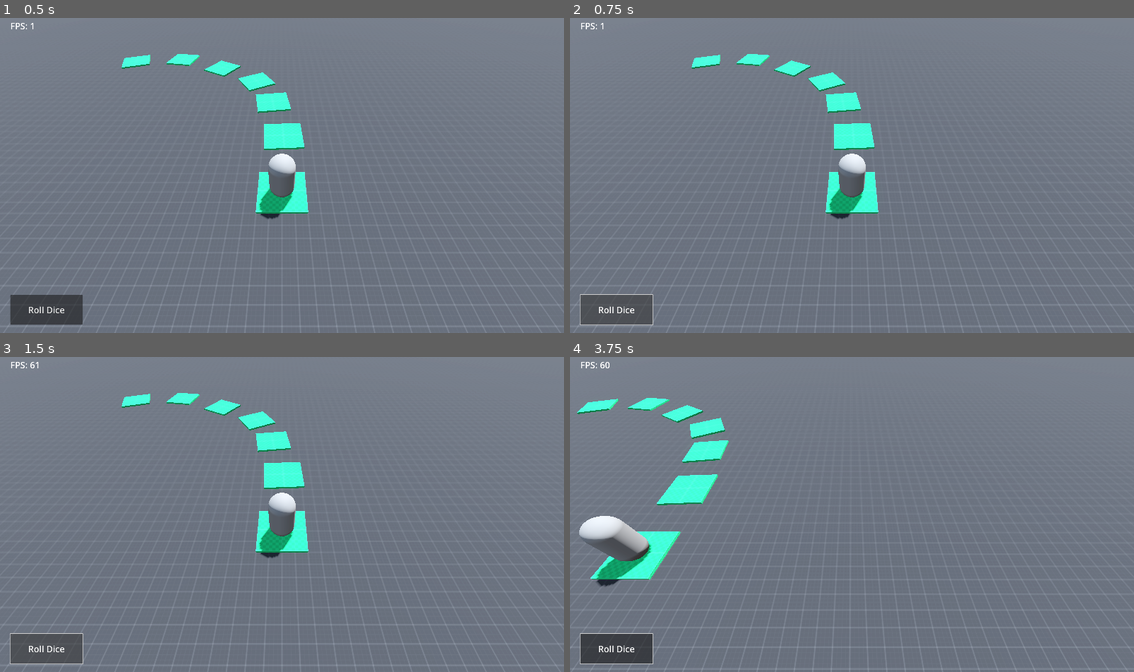
Above: before the commit, frames 1-4 (two rows, left to right).
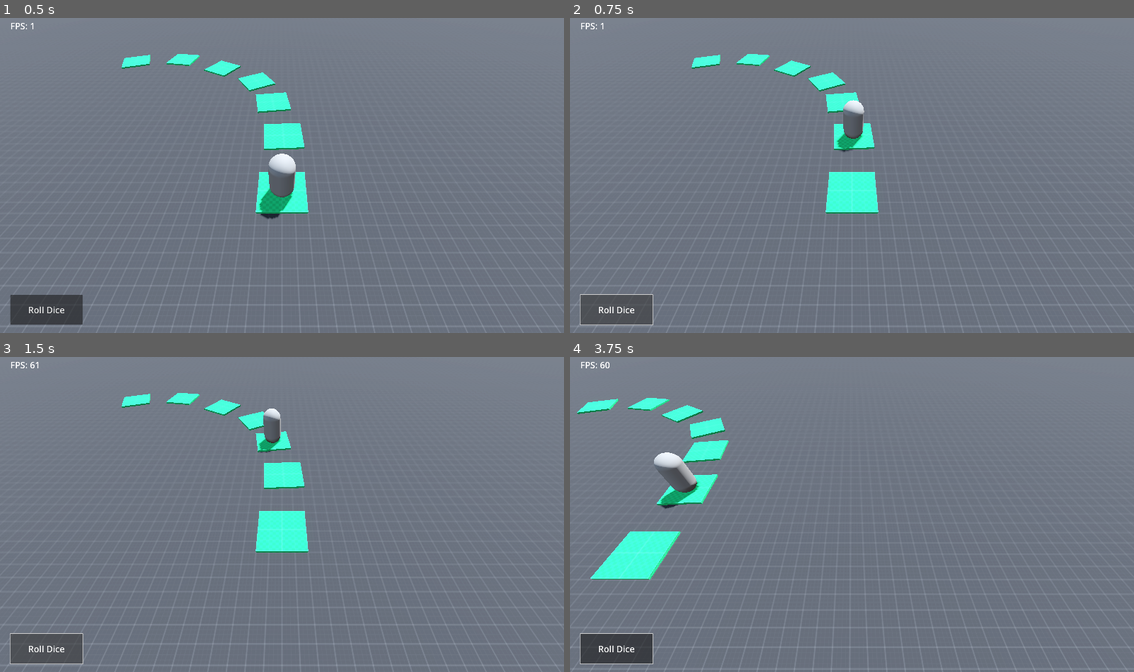
Above: after the commit, the same moments.

Repository: ermaolaoye/rich-godot
Game: Godot game, scene res://scenes/test_scenes/test_scene.tscn
The game is run twice, just before and just after one commit, with the same random seed, the same clock (stepped at 60 frames per second) and the same inputs.
Inputs (mouse positions are in pixels of both pictures, inside the frame that each line leads up to):
- Up to frame 1 (0.5 s): no input
- Up to frame 2 (0.75 s): click "Roll Dice" at 0.5 s
- Up to frame 3 (1.5 s): click "Roll Dice" at 1.25 s
- Up to frame 4 (3.75 s): click "Roll Dice" at 2 s; move the mouse to (976, 498) at 2.77 s; press the mouse at (976, 498) at 2.78 s; tap Enter at 3.5 s; move the mouse to (739, 530) at 3.52 s; release the mouse at (739, 530) at 3.53 s; click (739, 530) at 3.6 s

Frame 1 is identical in both runs. In frame 2, 1.4% of the frame differs, in the area x 45-53%, y 26-64%; in frame 3, 1.2%; in frame 4, 2.3%, in the area x 1-24%, y 30-73%.

Commit message:
Added Dice Roll

Diff:
--- a/scenes/test_scenes/test_scene.tscn
+++ b/scenes/test_scenes/test_scene.tscn
@@ -1,11 +1,13 @@
-[gd_scene load_steps=12 format=3 uid="uid://c8kilcbp3x4l1"]
+[gd_scene load_steps=14 format=3 uid="uid://c8kilcbp3x4l1"]
 
 [ext_resource type="Texture2D" uid="uid://c724bvaktfafq" path="res://addons/kenney_prototype_textures/dark/texture_01.png" id="1_xsrk0"]
 [ext_resource type="PackedScene" uid="uid://ktv2bknvm55i" path="res://scenes/character.tscn" id="2_8ttki"]
+[ext_resource type="Script" path="res://scripts/Character.gd" id="3_4yc74"]
 [ext_resource type="PackedScene" uid="uid://dq8lln3q63d4f" path="res://scenes/map_tile.tscn" id="3_lo5yq"]
 [ext_resource type="Script" path="res://scripts/MapTile.gd" id="4_4d8gx"]
 [ext_resource type="Script" path="res://scripts/SceneCamera.gd" id="4_ii5c4"]
-[ext_resource type="Script" path="res://scenes/test_scenes/FPS.gd" id="5_52t6y"]
+[ext_resource type="Script" path="res://scripts/debug/FPS.gd" id="5_52t6y"]
+[ext_resource type="Script" path="res://scripts/ui/RollButton.gd" id="7_qsf0p"]
 
 [sub_resource type="ProceduralSkyMaterial" id="ProceduralSkyMaterial_68spp"]
 sky_horizon_color = Color(0.64625, 0.65575, 0.67075, 1)
@@ -45,6 +47,7 @@
 mesh = SubResource("PlaneMesh_ryey5")
 
 [node name="Character" parent="." instance=ExtResource("2_8ttki")]
+script = ExtResource("3_4yc74")
 
 [node name="MapTiles" type="Node3D" parent="."]
 
@@ -56,12 +59,14 @@
 [node name="MapTile2" parent="MapTiles" node_paths=PackedStringArray("previous_tile", "next_tile") instance=ExtResource("3_lo5yq")]
 transform = Transform3D(0.99867, 0, 0.0515516, 0, 1, 0, -0.0515516, 0, 0.99867, 0.0682399, -9.53674e-07, -3.57803)
 script = ExtResource("4_4d8gx")
-previous_tile = NodePath("../MapTile3")
-next_tile = NodePath("../MapTile4")
+previous_tile = NodePath("../MapTile")
+next_tile = NodePath("../MapTile3")
 
-[node name="MapTile3" parent="MapTiles" instance=ExtResource("3_lo5yq")]
+[node name="MapTile3" parent="MapTiles" node_paths=PackedStringArray("previous_tile", "next_tile") instance=ExtResource("3_lo5yq")]
 transform = Transform3D(0.990256, 0, 0.13926, 0, 1, 0, -0.13926, 0, 0.990256, -0.581219, 0, -6.88219)
 script = ExtResource("4_4d8gx")
+previous_tile = NodePath("../MapTile2")
+next_tile = NodePath("../MapTile4")
 
 [node name="MapTile4" parent="MapTiles" node_paths=PackedStringArray("previous_tile", "next_tile") instance=ExtResource("3_lo5yq")]
 transform = Transform3D(0.869374, 0, 0.494154, 0, 1, 0, -0.494154, 0, 0.869374, -1.82161, 9.53674e-07, -9.66253)
@@ -99,7 +104,7 @@
 anchor_bottom = 1.0
 grow_vertical = 0
 
-[node name="Button" type="Button" parent="PlayerUI"]
+[node name="RollButton" type="Button" parent="PlayerUI"]
 layout_mode = 1
 anchors_preset = 2
 anchor_top = 1.0
@@ -111,6 +116,7 @@
 grow_vertical = 0
 theme_override_font_sizes/font_size = 30
 text = "Roll Dice"
+script = ExtResource("7_qsf0p")
 
 [node name="DebugUI" type="Control" parent="."]
 layout_mode = 3
--- /dev/null
+++ b/scripts/Character.gd
@@ -0,0 +1,23 @@
+class_name Character
+
+extends AnimatableBody3D
+
+var current_tile: MapTile
+var player_dice: Dice = Dice.new()
+
+# Called when the node enters the scene tree for the first time.
+func _ready():
+	current_tile = $"../MapTiles/MapTile" # Debug
+	pass # Replace with function body.
+
+
+func move(step):
+	while(step > 0):
+		var next_tile = current_tile.get_next_tile()
+		if next_tile == null:
+			break
+		# Transport player's position to next tile's position
+		position = next_tile.position
+		current_tile = next_tile
+		step -= 1
+		await get_tree().create_timer(1).timeout # Delay 1s
--- /dev/null
+++ b/scripts/Dice.gd
@@ -0,0 +1,5 @@
+class_name Dice
+
+extends Node3D
+
+var dice_rolls = [1, 2, 3, 4, 5, 6]
--- a/scripts/MapTile.gd
+++ b/scripts/MapTile.gd
@@ -1,13 +1,16 @@
+class_name MapTile
+
 extends Node3D
+
+@export var id: int;
 
 @export var previous_tile: Node3D;
 @export var next_tile: Node3D;
 
-# Called when the node enters the scene tree for the first time.
-func _ready():
-	pass # Replace with function body.
+enum TileType {
+	Property,
+	Portal
+}
 
-
-# Called every frame. 'delta' is the elapsed time since the previous frame.
-func _process(delta):
-	pass
+func get_next_tile():
+	return next_tile;
--- a/scripts/SceneCamera.gd
+++ b/scripts/SceneCamera.gd
@@ -1,3 +1,5 @@
+class_name RichCamera
+
 extends Camera3D
 
 #func _input(event):
@@ -15,11 +17,14 @@
 			global_translate(Vector3(-delta.x * sensitivity, 0, -delta.y * sensitivity))
 			# <++> Camera Momentum?
 	if event.is_action_pressed("CameraReset"):
-		var root_node = get_parent()
-		var char_1 = root_node.get_node("Character");
-		camera_focus_on(char_1.global_position)
+		camera_focus_on_player()
 
 
 func camera_focus_on(pos: Vector3):
 	# <++> Camera Animation
 	global_position = pos + Vector3(0, 7, 5)
+
+func camera_focus_on_player():
+	var root_node = get_parent()
+	var char_1 = root_node.get_node("Character");
+	camera_focus_on(char_1.global_position)
--- a/scenes/test_scenes/FPS.gd
+++ b/scripts/debug/FPS.gd
@@ -7,6 +7,6 @@
 
 
 # Called every frame. 'delta' is the elapsed time since the previous frame.
-func _process(delta):
+func _process(_delta):
 	text = "FPS: " + str(Engine.get_frames_per_second())
 	pass
--- /dev/null
+++ b/scripts/ui/RollButton.gd
@@ -0,0 +1,15 @@
+extends Button
+
+var rng = RandomNumberGenerator.new()
+var current_player: Character
+var current_camera: RichCamera
+
+func _ready():
+	current_player = $"../../Character" # For Test Scene Debug
+	current_camera = $"../../MainCamera"
+
+func _pressed():
+	var dice_index = rng.randi_range(0, current_player.player_dice.dice_rolls.size() - 1)
+	print(current_player.player_dice.dice_rolls[dice_index])
+	current_player.move(current_player.player_dice.dice_rolls[dice_index])
+	pass
